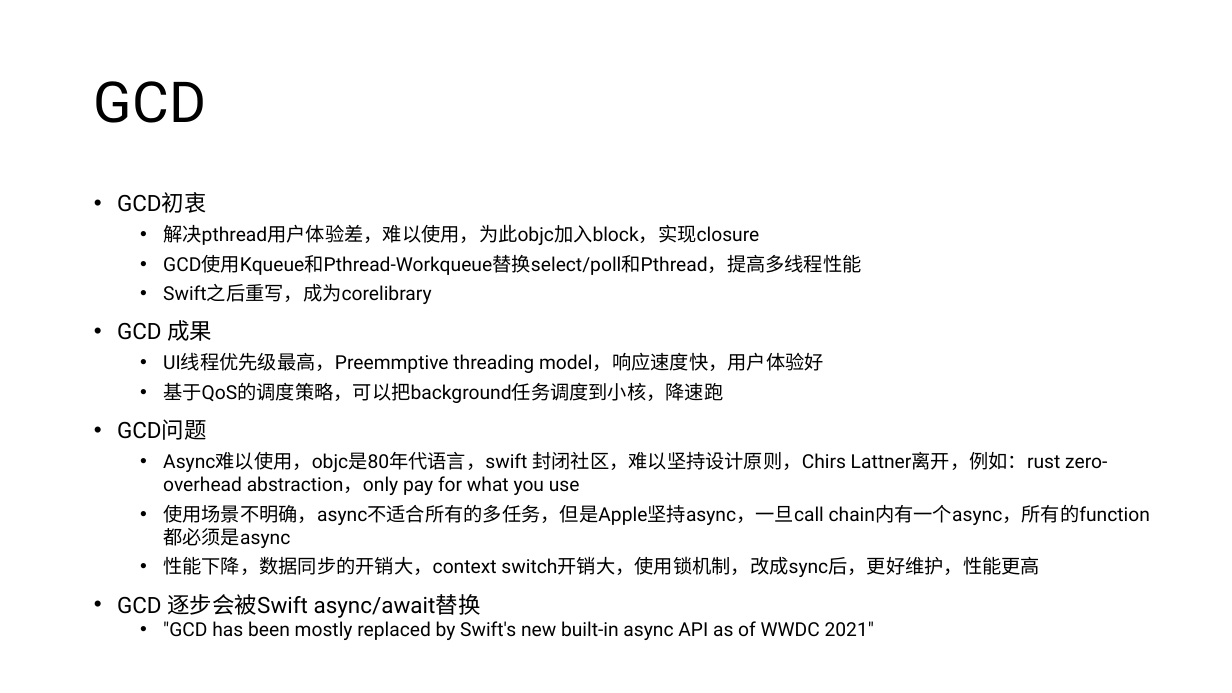
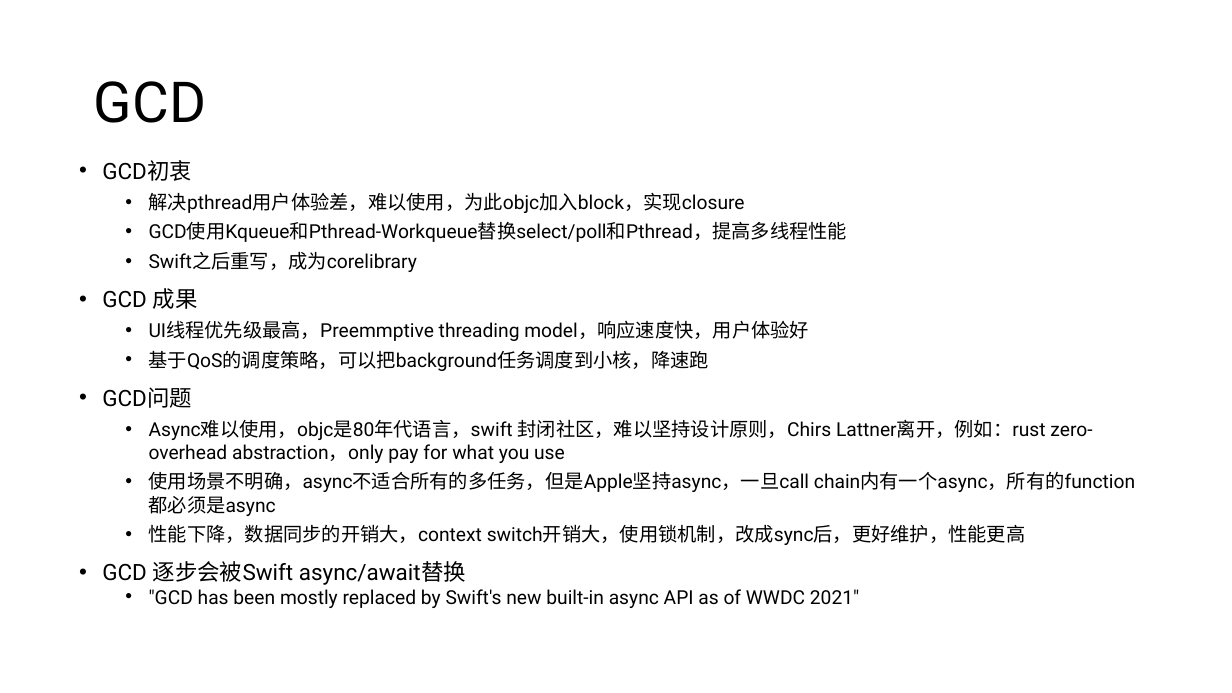
Before and after one commit to sbagga/mistyminds, a slide deck: slide 11 of _posts/Mobile Rust 0627.pptx. Drawn at 1232x693 pixels with LibreOffice and Linux fonts; fonts in the diff are those of the drawing. Boxes give left, top, right and bottom in pixels: in the first picture for what was removed or moved away, otherwise in the second. Text is boxed around its words. In the diff, an @@ line names an element or a change of style, - is before the commit and + after.

```diff
--- a/_posts/Mobile Rust 0627.pptx
+++ b/_posts/Mobile Rust 0627.pptx
@@ text "GCD初衷": place and size @@
-text "GCD初衷" at bbox=[117, 192, 1150, 640]
+text "GCD初衷" at bbox=[102, 160, 1135, 608]
```
Also in this commit, not shown: 8 other slides changed, 3 slides added.
